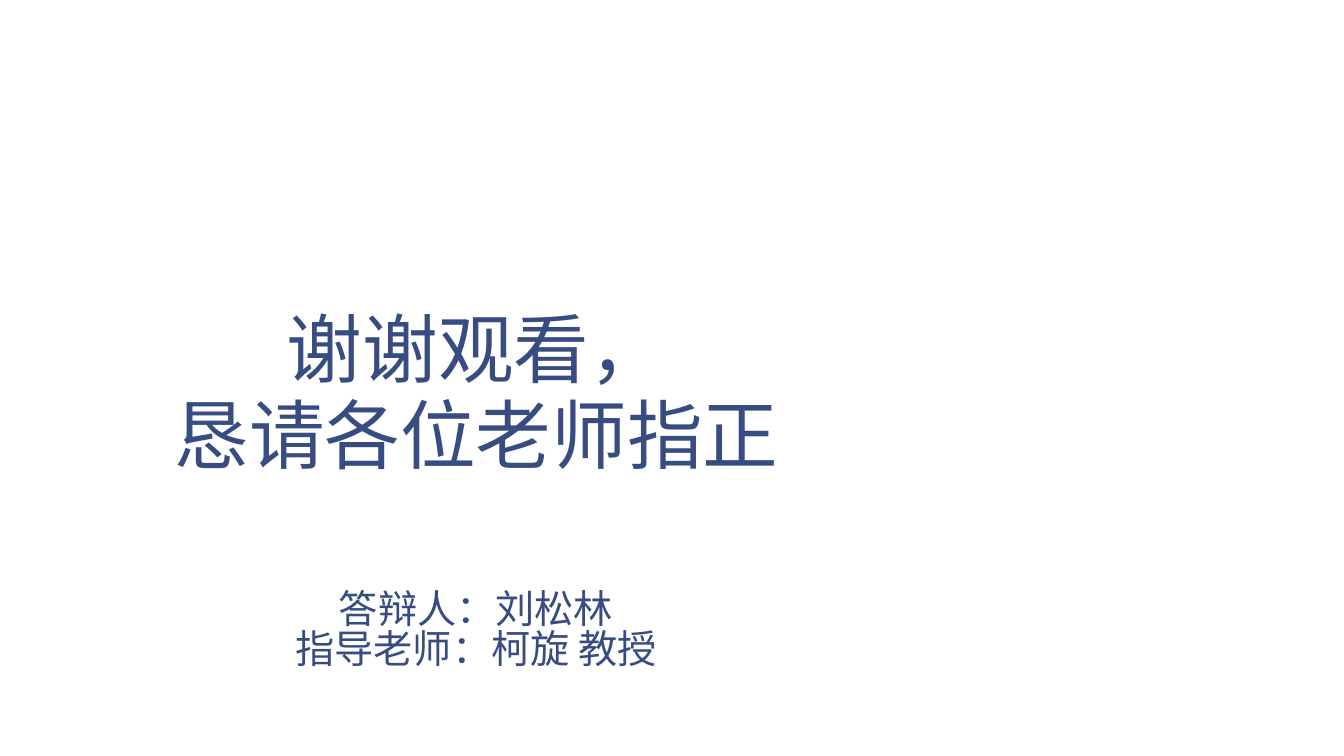
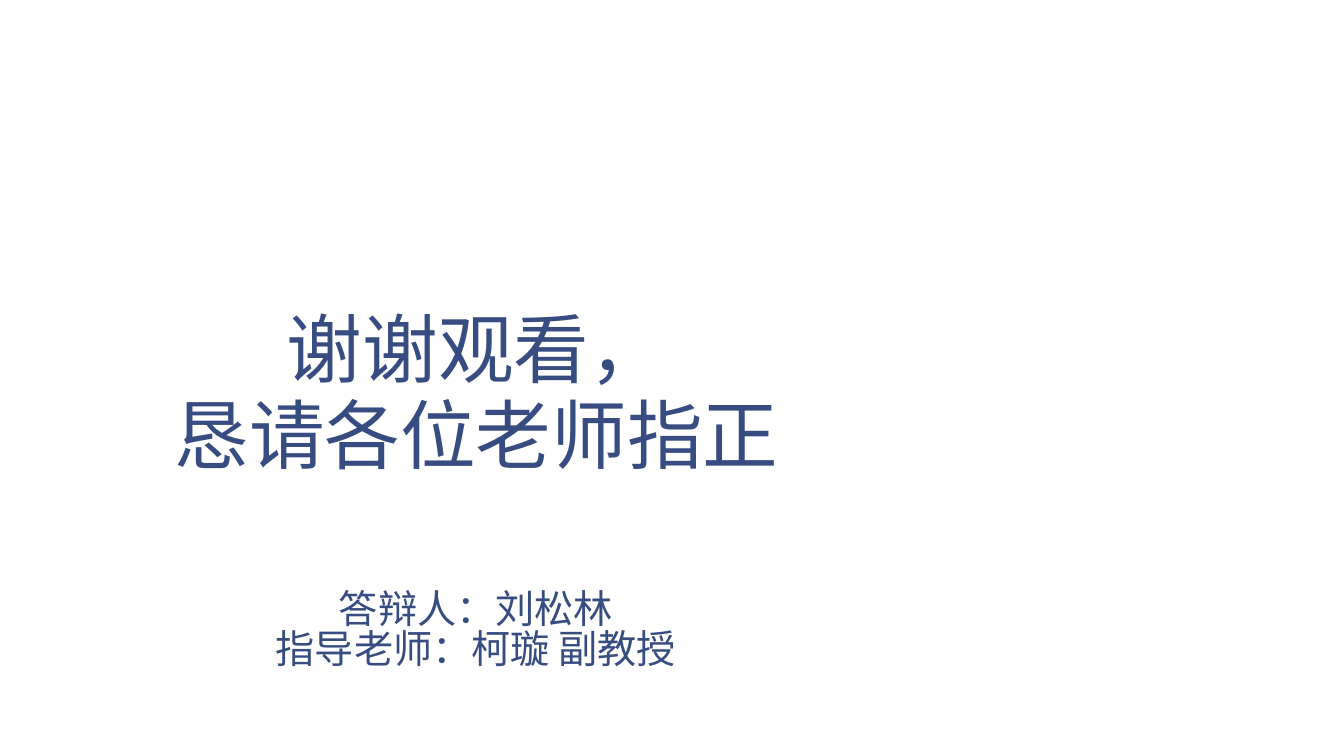
Before and after one commit to smallSand/files, a slide deck: slide 15 of doc/my/物理学论文网站的设计与实现.pptx (slide 9 before the commit). Drawn at 1344x756 pixels with LibreOffice and Linux fonts; fonts in the diff are those of the drawing; background and template pictures are left out. Boxes give left, top, right and bottom in pixels: in the first picture for what was removed or moved away, otherwise in the second. Text is boxed around its words. In the diff, an @@ line names an element or a change of style, - is before the commit and + after.

```diff
--- a/doc/my/物理学论文网站的设计与实现.pptx
+++ b/doc/my/物理学论文网站的设计与实现.pptx
@@ title at [276, 590, 677, 666]: text changed @@
-答辩人：刘松林
-指导老师：柯旋 教授
+答辩人：刘松林
+指导老师：柯璇 副教授
```
Also in this commit, not shown: 2 other slides changed, 6 slides added.
